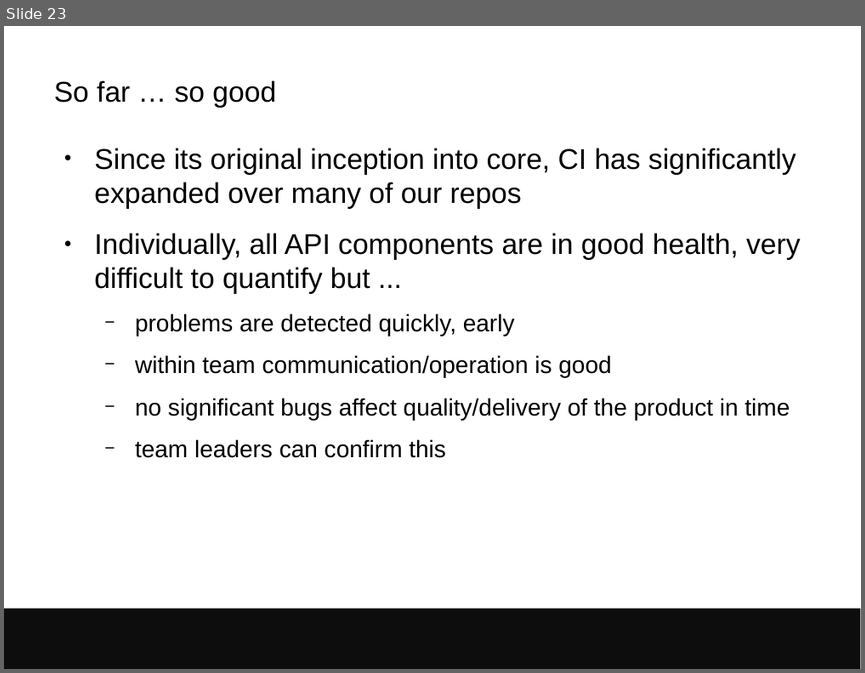
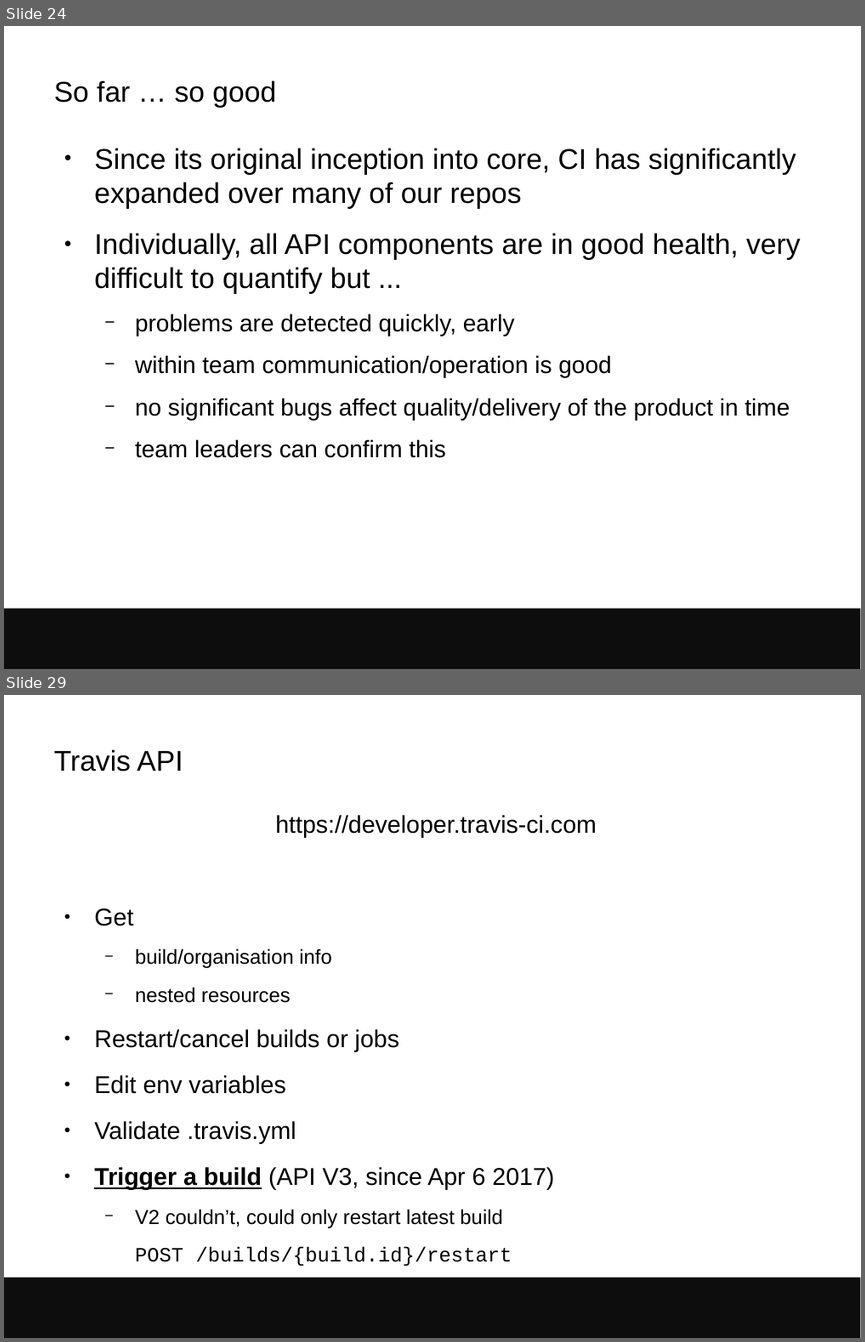
Before and after one commit to avullo/presentations, a slide deck: 2017/data-review-12-17/talk.odp. Shown one above the other, each under a label of ours: slide 23 before the commit, slides 24 and 29 after it; the slides between them are not shown. The pictures are 865x673 and 865x1342 pixels, drawn with LibreOffice and Linux fonts; fonts in the diff are those of the drawing; background and template pictures are left out. Boxes give left, top, right and bottom in pixels: in the first picture for what was removed or moved away, otherwise in the second. Text is boxed around its words. In the diff, an @@ line names an element or a change of style, - is before the commit and + after.

Commit message:
More into CI in Ensembl, started dependent build section.

```diff
--- a/2017/data-review-12-17/talk.odp
+++ b/2017/data-review-12-17/talk.odp
@@ slide 29 added at (4,695,861,1338), background #FFFFFF; not listed: 1 template element that a slide beside it also shows @@
@@ title added at (54,749,182,771), 24 pt, text #000000 @@
+Travis API
@@ text added at (94,815,596,1265), 20.4 pt, text #000000 @@
+https://developer.travis-ci.com
+● Get
+  − build/organisation info
+  − nested resources
+● Restart/cancel builds or jobs
+● Edit env variables
+● Validate .travis.yml
+● Trigger a build (API V3, since Apr 6 2017)
+  − V2 couldn’t, could only restart latest build
+  POST /builds/{build.id}/restart
@@ what was slide 23 is now slide 24 @@
```
Also in this commit, not shown: 3 slides changed, 9 other slides added.
